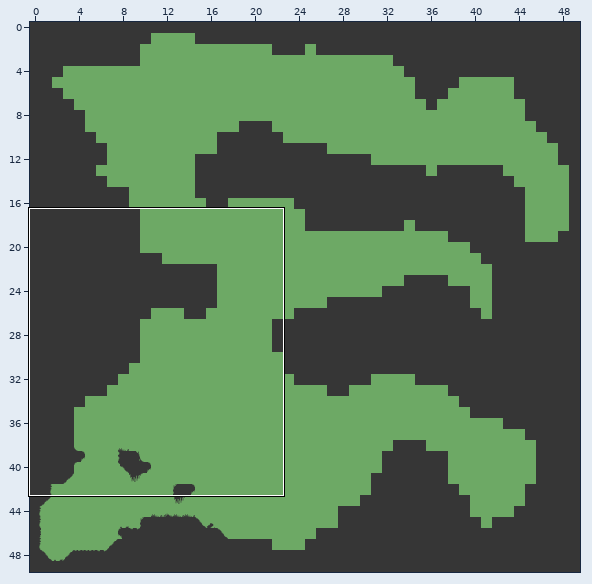
Tiled map, stored at level.tmx. Above, an overview of the earlier version with the close-up marked.
Close-up. Old version:
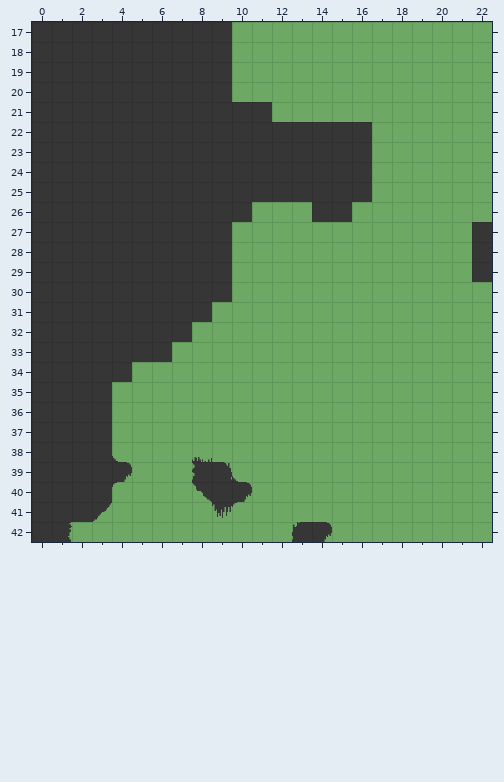
Cells are 32x32 px. Shown: x 0..22, y 17..42. The commit also changed other parts of the map, which this record leaves out.
Once edited:
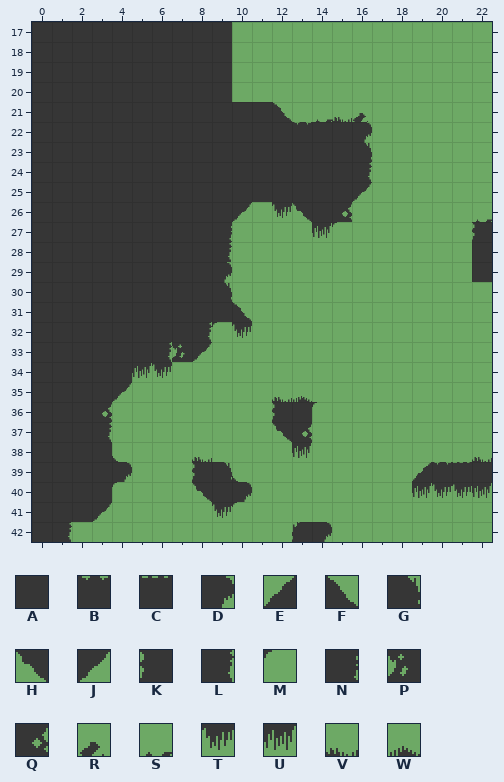
Key: from "mininicular": A 0, B 2, C 3, D 9, E 10, F 11, G 17, H 18, J 19, K 24, L 25, M 26, N 33, P 40, Q 41, R 42, S 43, T 48, U 49, V 50, W 51.
_ is an empty cell.
Change:
Layer "Foreground":
Tile A now appears in row 31 at x 9; in row 36 at x 13; in row 39 at x 22.
The author changed tile A to tile B in row 22 at x 13.
Tile B now appears in row 39 at x 20.
Tile C now appears in row 39 at x 21.
The author changed tile A to tile D in row 22 at x 16; in row 29 at x 9.
Tile E now appears in row 39 at x 19.
Tile F now appears in row 21 at x 12; in row 31 at x 10.
The author changed tile A to tile G in row 23 at x 16; in row 30 at x 9.
Tile H now appears in row 26 at x 13; in row 37 at x 12.
The author changed tile A to tile J in row 25 at x 16; in row 26 at x 10.
Tile J now appears in row 33 at x 8; in row 35 at x 4.
The author changed tile A to tile K in row 27 at x 22.
Tile K now appears in row 36 at x 12.
The author changed tile A to tile L in row 24 at x 16; in row 28 at x 9; in row 33 at x 6; in row 37 at x 3.
Tile L now appears in row 32 at x 8.
Tile M now appears in row 27 at x 15; in row 32 at x 9; in row 36 at x 14.
The author changed tile A to tile N in row 27 at x 9.
Tile P now appears in row 33 at x 7.
The author changed tile A to tile Q in row 26 at x 15; in row 36 at x 3.
Tile Q now appears in row 37 at x 13.
Tile R now appears in row 21 at x 16.
Tile S now appears in row 21 at x 14; in row 26 at x 22.
Tile T now appears in row 26 at x 12; in row 32 at x 10; in row 34 at x 6; in row 40 at x 20 to 21.
Tile U now appears in row 27 at x 14; in row 34 at x 5; in row 38 at x 13; in row 40 at x 19 and 22.
Tile V now appears in row 21 at x 15; in row 35 at x 12; in row 38 at x 22.
Tile W now appears in row 35 at x 13.
